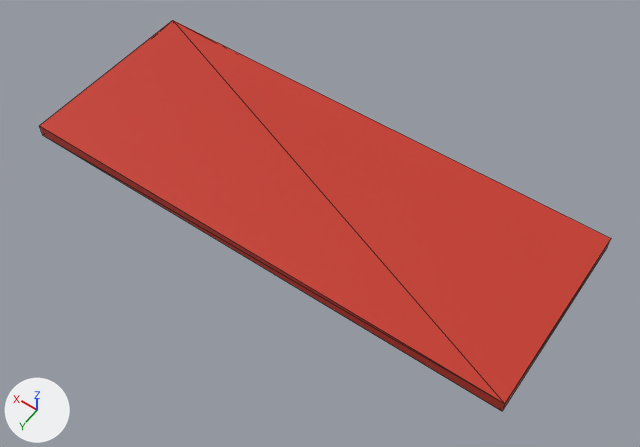
An edit to the glTF model assets/parts/stock/kaze_gt/kaze_gt_boot.glb, drawn before and after from the same camera.
One viewpoint serves both versions: a camera (50 mm lens) standing at (-0.968, 1.604, 1.88) and looking at (-0.082, 0.364, -0.067). The lights are fixed; the arrows at lower left show +X, +Y and +Z. The older version comes first. Mesh edges are drawn as thin lines. Vertices at exactly the same position are counted once.

Script lines for the objects in view, before the commit:
```python
me_panel_boot = bpy.data.meshes.new('panel_boot')
me_panel_boot.from_pydata(...)  # a box spanning x -0.77..0.77, y 0.0..0.59, z -0.04..0.0
me_panel_boot.materials.append(mat_paint)  # red #c93a2b
ob_kaze_gt_boot = bpy.data.objects.new('kaze_gt_boot', me_panel_boot)
ob_kaze_gt_boot.location = (0.0, 0.0, 0.0)
```
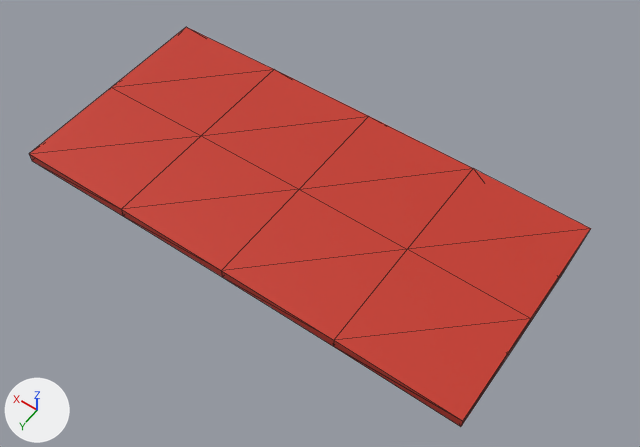
Pixel boxes (x1, y1, x2, y2) of what changed, in the pictures (640 x 447 px):
'kaze_gt_boot', reshaped
    before: (40, 20, 611, 411)
    after: (29, 27, 591, 427)

Diff of the bpy script that builds the scene:
```diff
--- a/assets/parts/stock/kaze_gt/kaze_gt_boot.glb.py
+++ b/assets/parts/stock/kaze_gt/kaze_gt_boot.glb.py
@@ me_panel_boot @@
 # used by ob_kaze_gt_boot; location = (0.0, 0.0, 0.0)
-me_panel_boot.from_pydata(...)  # 8 vertices, 12 faces; spans x -0.77..0.77, y 0.0..0.59, z -0.04..0.0
+me_panel_boot.from_pydata(...)  # 30 vertices, 56 faces; spans x -0.71..0.71, y 0.0..0.68, z -0.03..0.01
+# me_panel_boot part 1: the whole mesh is rebuilt
 me_panel_boot.materials.append(mat_paint)
```
